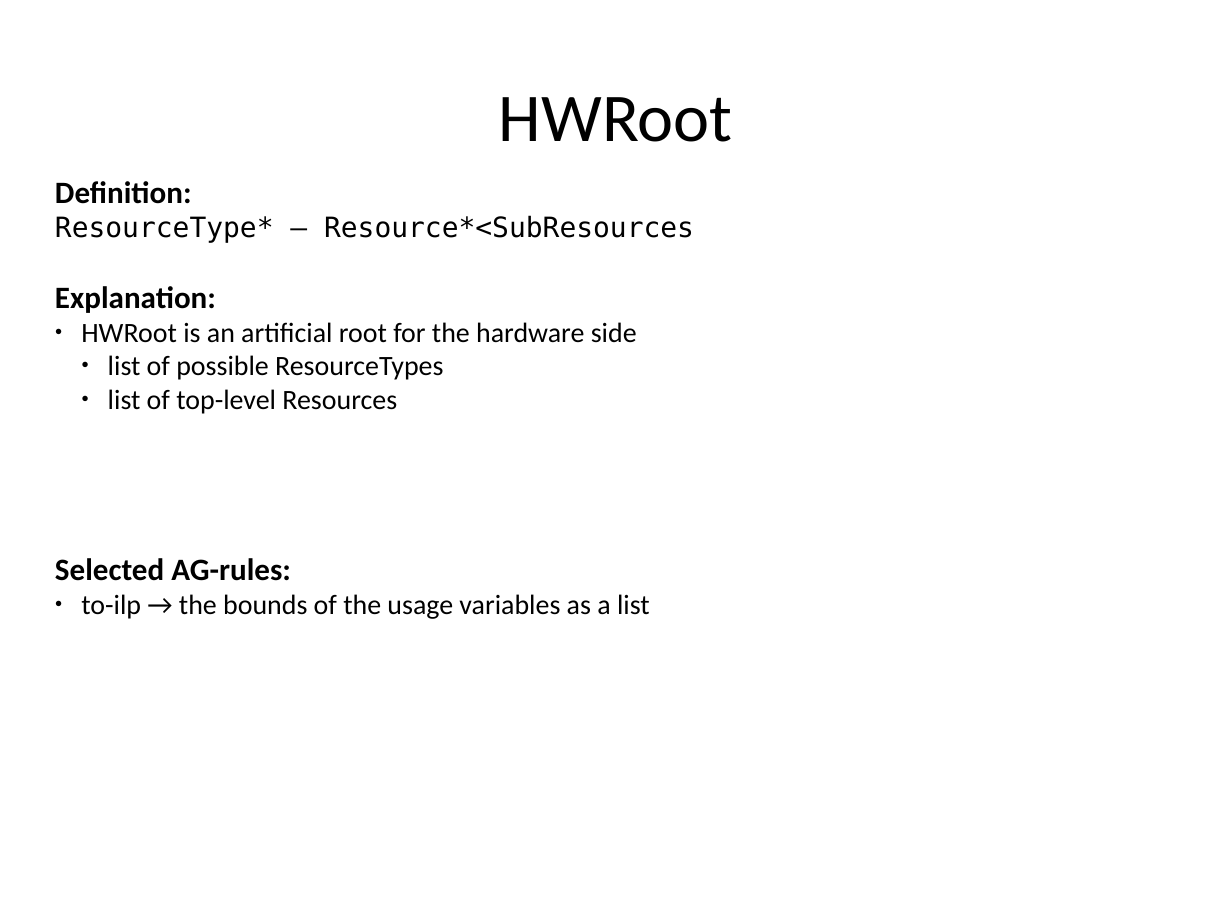
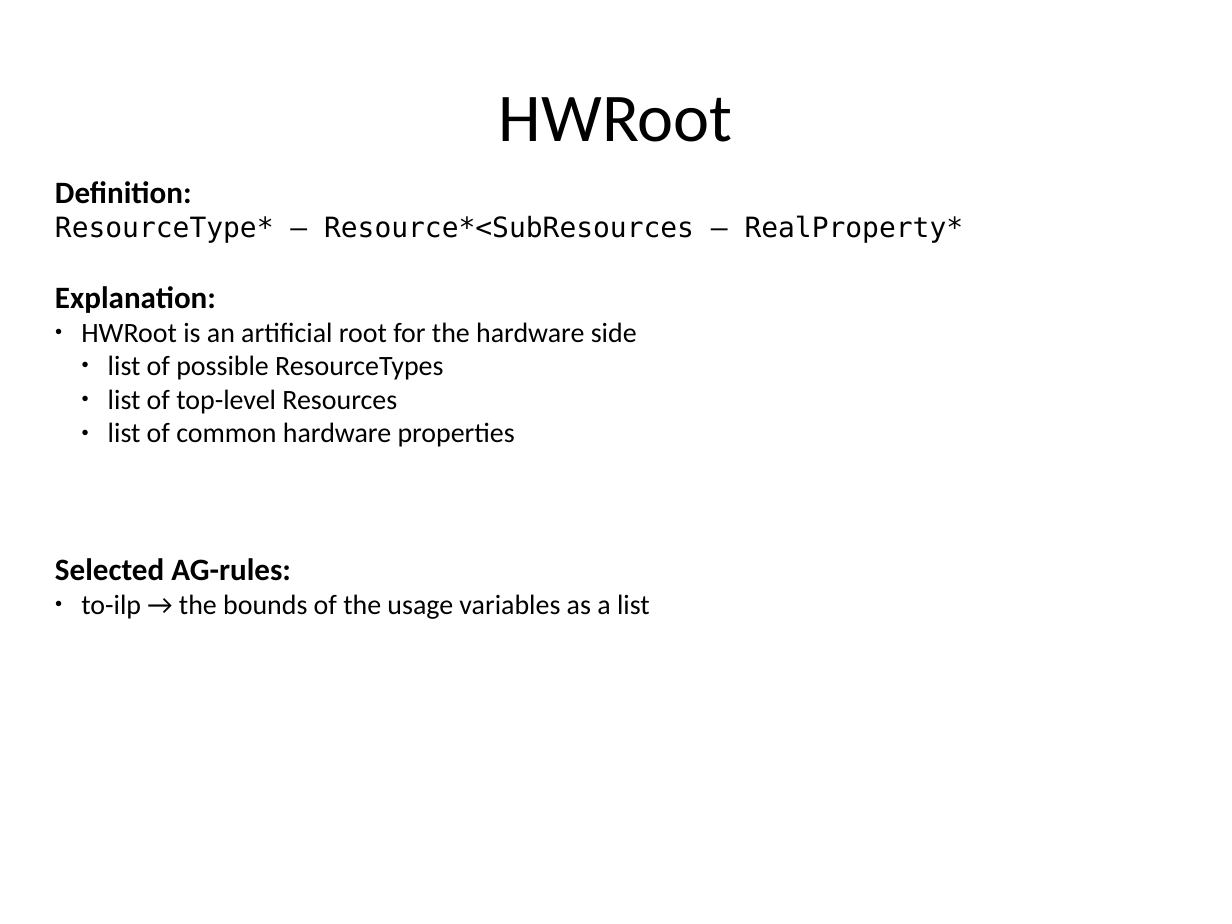
Before and after one commit to rene-schoene/racr-mquat, a slide deck: slide 30 of doc/the-model.odp. Drawn at 1232x924 pixels with LibreOffice and Linux fonts; fonts in the diff are those of the drawing. Boxes give left, top, right and bottom in pixels: in the first picture for what was removed or moved away, otherwise in the second. Text is boxed around its words. In the diff, an @@ line names an element or a change of style, - is before the commit and + after.

```diff
--- a/doc/the-model.odp
+++ b/doc/the-model.odp
@@ text at bbox=[55, 215, 964, 243]: text changed @@
-ResourceType* – Resource*<SubResources
+ResourceType* – Resource*<SubResources – RealProperty*
@@ text at bbox=[108, 422, 515, 447]: paragraph added @@
+  ● list of common hardware properties
```
Also in this commit, not shown: 14 other slides changed, 2 slides added, 1 other file.
